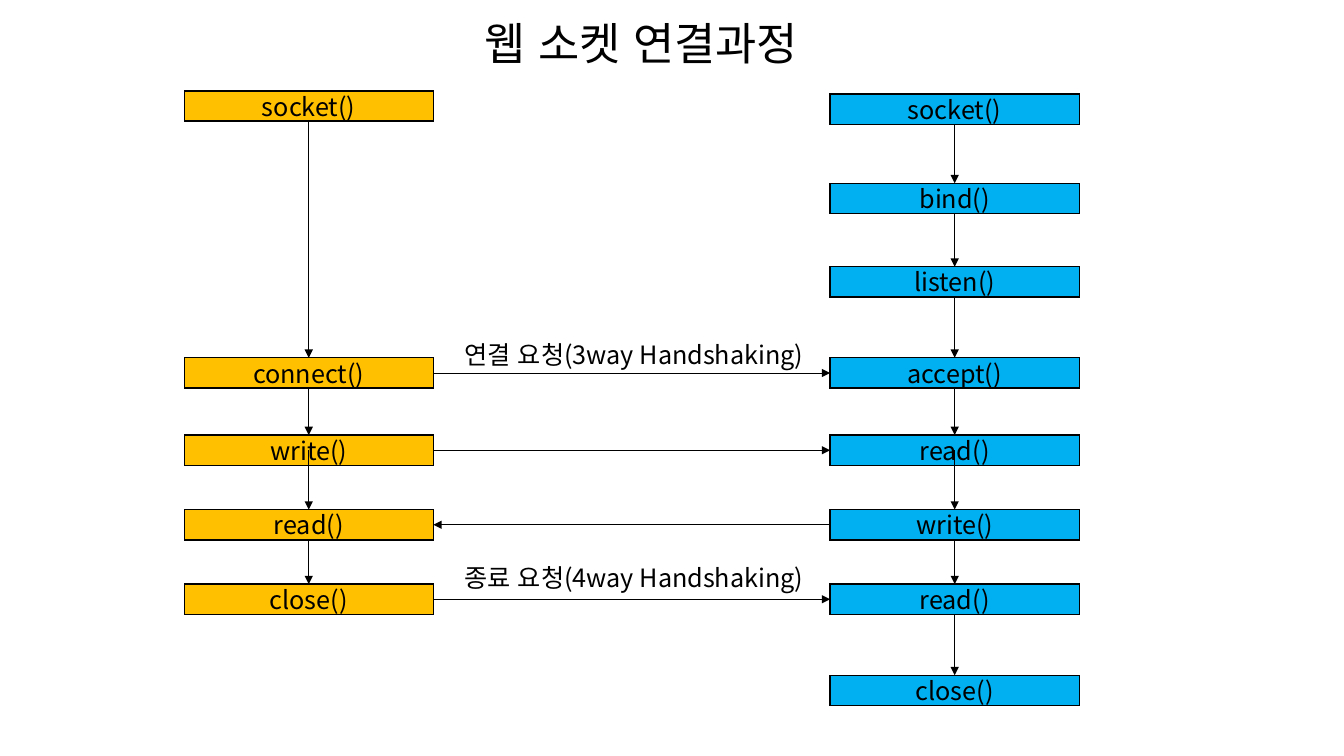
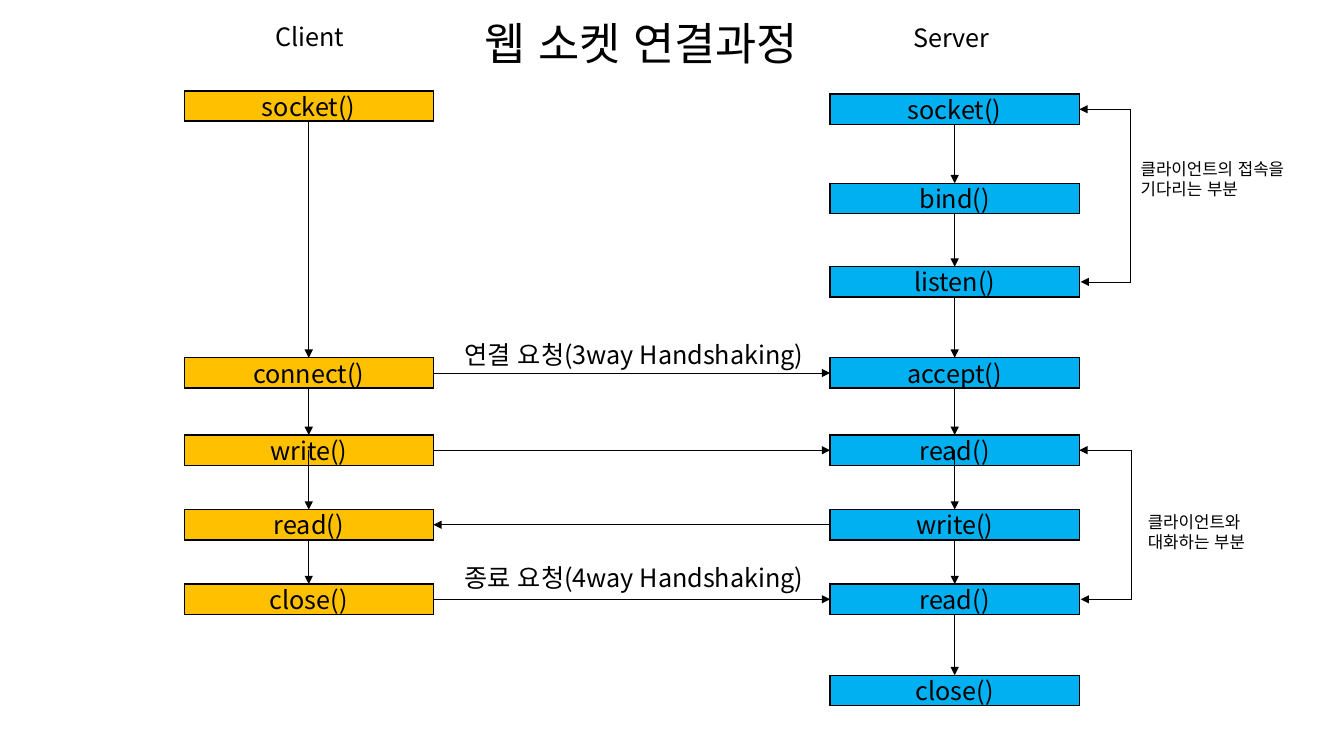
Before and after one commit to cs-study-org/cs-study, a slide deck: slide 3 of 16/beom/WebServer.pptx. Drawn at 1344x756 pixels with LibreOffice and Linux fonts; fonts in the diff are those of the drawing. Boxes give left, top, right and bottom in pixels: in the first picture for what was removed or moved away, otherwise in the second. Text is boxed around its words. In the diff, an @@ line names an element or a change of style, - is before the commit and + after.

Commit message:
fix : ppt

```diff
--- a/16/beom/WebServer.pptx
+++ b/16/beom/WebServer.pptx
@@ text added at bbox=[276, 26, 345, 47], 18 pt, text #000000 @@
+Client
@@ text added at bbox=[913, 28, 989, 48], 18 pt, text #000000 @@
+Server
@@ elbow double arrow added from (1080, 109) to (1081, 282), #000000 0.5 pt @@
@@ text added at bbox=[1141, 161, 1284, 197], 12 pt, text #000000 @@
+클라이언트의 접속을 기다리는 부분
@@ elbow double arrow added from (1080, 451) to (1081, 600), #000000 0.5 pt @@
@@ text added at bbox=[1148, 514, 1245, 550], 12 pt, text #000000 @@
+클라이언트와 대화하는 부분
```
Also in this commit, not shown: 1 other slide changed, 8 slides added, 9 slides removed.
